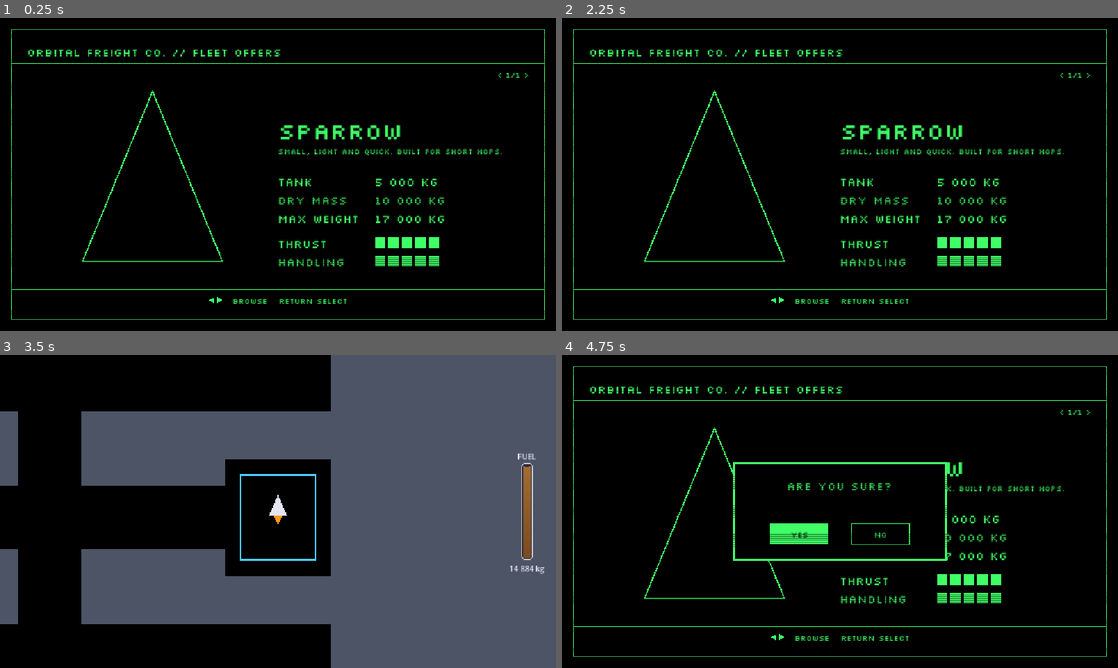
Above: before the commit, frames 1-4 (two rows, left to right).
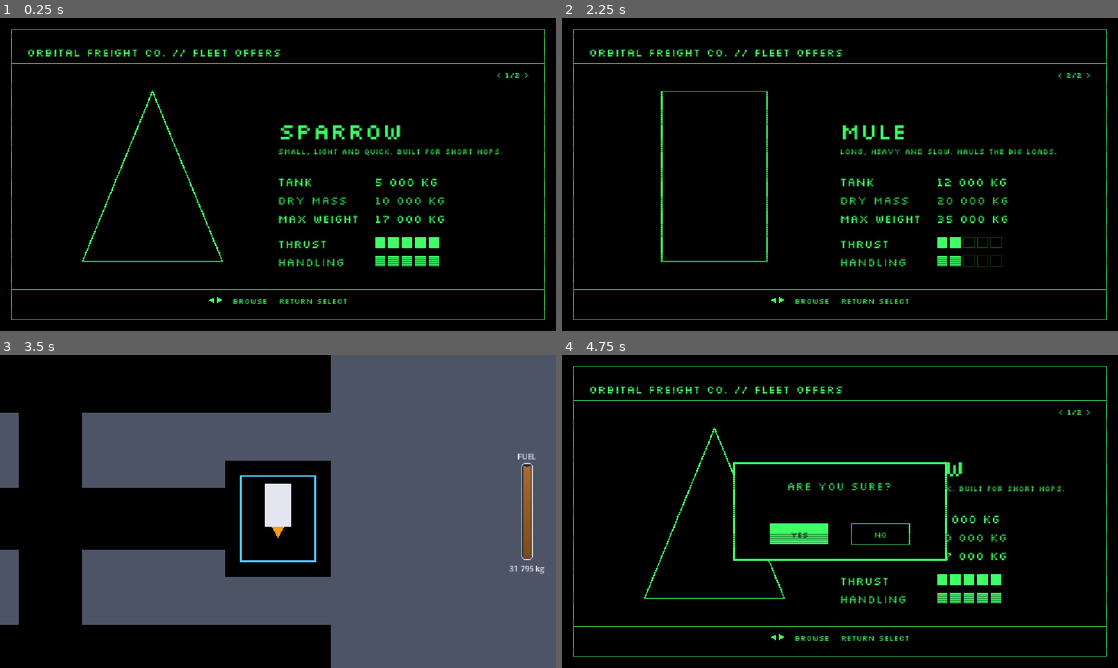
Above: after the commit, the same moments.

Repository: pkopczynski/lunar-lander
Game: Godot game, scene res://main.tscn
Two runs of this game, one before a commit and one after it. Both use one fixed random seed, a clock stepped at 60 frames per second and the inputs below.
Inputs (mouse positions are in pixels of both pictures, inside the frame that each line leads up to):
- Up to frame 1 (0.25 s): no input
- Up to frame 2 (2.25 s): tap Enter (ui_accept) at 0.5, 0.77, 1.25, 1.52 s; move the mouse to (962, 158) at 0.52 s; hold Right (ui_right) 0.53-1.28 s; click (962, 158) at 0.67 s; move the mouse to (728, 190) at 1.27 s; hold - (weight_down) 1.28-2.03 s; tap R (restart) at 2 s; move the mouse to (895, 105) at 2.02 s; hold Right (ui_right) from 2.03 s (still down)
- Up to frame 3 (3.5 s): tap Enter (ui_accept) at 2.75, 3.02 s; move the mouse to (250, 574) at 2.77 s; release Right (ui_right) at 2.78 s; hold Up (ui_up) from 2.78 s (still down); click (250, 574) at 2.92 s
- Up to frame 4 (4.75 s): move the mouse to (1006, 558) at 3.52 s; release Up (ui_up) at 3.53 s; hold Left (ui_left) from 3.53 s (still down); tap Enter (ui_accept) at 3.77, 4.52 s; tap R (restart) at 4.25 s; move the mouse to (673, 464) at 4.27 s

The runs differ from the first frame. In frame 1, less than 0.1% of the frame differs, in the area x 89-94%, y 17-20%; in frame 2, 2.8%, in the area x 14-94%, y 17-80%; in frame 3, 1.7%; in frame 4, less than 0.1%.

Commit message:
feat: add the Mule as the second Offer
Office tests no longer hard-code the number of Offers.

Co-Authored-By: Claude Opus 5.5 <noreply@anthropic.com>

Diff:
--- a/ship_type.gd
+++ b/ship_type.gd
@@ -23,7 +23,8 @@
 var handling_rating: int
 
 static var SPARROW := sparrow()
-static var ALL: Array[ShipType] = [SPARROW]
+static var MULE := mule()
+static var ALL: Array[ShipType] = [SPARROW, MULE]
 
 
 static func sparrow() -> ShipType:
@@ -42,3 +43,21 @@
 	type.thrust_rating = 5
 	type.handling_rating = 5
 	return type
+
+
+static func mule() -> ShipType:
+	var type := ShipType.new()
+	type.name = "Mule"
+	type.flavour = "Long, heavy and slow. Hauls the big loads."
+	# 42×68 px, long axis along the thrust, engine on the short side at the back.
+	type.hull = PackedVector2Array([Vector2(-21, -34), Vector2(21, -34), Vector2(21, 34), Vector2(-21, 34)])
+	type.flame = PackedVector2Array([Vector2(-10, 34), Vector2(10, 34), Vector2(0, 54)])
+	type.default_dry_mass = 20000.0
+	type.maximum_weight = 35000.0
+	type.tank = 12000.0
+	type.thrust = 400.0
+	type.burn_rate = 207.0
+	type.turn_rate = 1.5
+	type.thrust_rating = 2
+	type.handling_rating = 2
+	return type
--- /dev/null
+++ b/tests/test_mule.gd
@@ -0,0 +1,14 @@
+extends "res://tests/scene_test.gd"
+
+const MULE_HULL := [Vector2(-21, -34), Vector2(21, -34), Vector2(21, 34), Vector2(-21, 34)]
+
+
+func test_the_mule_offer_is_next_to_the_sparrow() -> void:
+	await press(&"ui_right")
+	check(office().selected_offer().name == "Mule", "Right from the Sparrow should show the Mule, got %s" % office().selected_offer().name)
+	var lines := office().offer_lines()
+	for expected: String in ["MULE", "TANK 12 000 KG", "DRY MASS 20 000 KG", "MAX WEIGHT 35 000 KG"]:
+		check(expected in lines, "the Mule Offer should show %s, shows %s" % [expected, lines])
+	check(office().offer_picture() == PackedVector2Array(MULE_HULL), "the Offer picture should be the Mule's 42×68 hull")
+	await press(&"ui_left")
+	check(office().selected_offer().name == "Sparrow", "Left from the Mule should go back to the Sparrow")
--- a/tests/test_office.gd
+++ b/tests/test_office.gd
@@ -96,27 +96,31 @@
 	var lines := office().offer_lines()
 	for expected: String in ["SPARROW", "SMALL, LIGHT AND QUICK. BUILT FOR SHORT HOPS.",
 			"TANK 5 000 KG", "DRY MASS 10 000 KG", "MAX WEIGHT 17 000 KG",
-			"THRUST ■■■■■", "HANDLING ■■■■■", "< 1/1 >"]:
+			"THRUST ■■■■■", "HANDLING ■■■■■", "< 1/%d >" % ShipType.ALL.size()]:
 		check(expected in lines, "the Offer should show %s, shows %s" % [expected, lines])
 	check(office().offer_picture() == ShipType.SPARROW.hull, "the Offer picture should be the Sparrow's hull")
 
 
 func test_browsing_wraps_around_any_number_of_offers() -> void:
-	await press(&"ui_right")
-	check(office().selected_offer().name == "Sparrow", "with one Offer, Right should stay on the Sparrow")
-	check("< 1/1 >" in office().offer_lines(), "the indicator should read < 1/1 >")
 	var extra := ShipType.sparrow()
 	extra.name = "Test ship"
 	ShipType.ALL.append(extra)
-	await press(&"ui_right")
-	var after_right := office().selected_offer().name
-	var lines_after_right := office().offer_lines()
-	await press(&"ui_right")
-	var after_wrap := office().selected_offer().name
+	var count := ShipType.ALL.size()
 	await press(&"ui_left")
 	var after_left_wrap := office().selected_offer().name
+	var lines_after_left_wrap := office().offer_lines()
+	await press(&"ui_right")
+	var after_right_wrap := office().selected_offer().name
+	var names: Array[String] = []
+	for i in count:
+		names.append(office().selected_offer().name)
+		await press(&"ui_right")
+	var after_full_round := office().selected_offer().name
 	ShipType.ALL.erase(extra)
-	check(after_right == "Test ship", "Right should browse to the next Offer, got %s" % after_right)
-	check("< 2/2 >" in lines_after_right, "the indicator should read < 2/2 >, shows %s" % [lines_after_right])
-	check(after_wrap == "Sparrow", "Right on the last Offer should wrap to the first, got %s" % after_wrap)
 	check(after_left_wrap == "Test ship", "Left on the first Offer should wrap to the last, got %s" % after_left_wrap)
+	check("< %d/%d >" % [count, count] in lines_after_left_wrap,
+			"the indicator should read < %d/%d >, shows %s" % [count, count, lines_after_left_wrap])
+	check(after_right_wrap == "Sparrow", "Right on the last Offer should wrap to the first, got %s" % after_right_wrap)
+	check(names.size() == count and names.count("Sparrow") == 1 and names.count("Test ship") == 1,
+			"Right should visit every Offer once per round, visited %s" % [names])
+	check(after_full_round == "Sparrow", "a full round of Right should come back to the Sparrow, got %s" % after_full_round)
